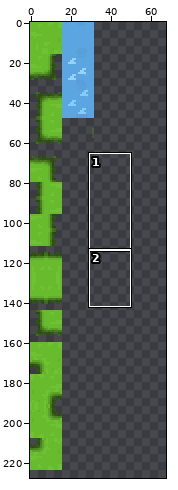
Two states of a sprite sheet, Map/Floors/GroundTiles01.png. The picture above shows the old version from afar; the outline marks the close-up.
Close-up. Before:
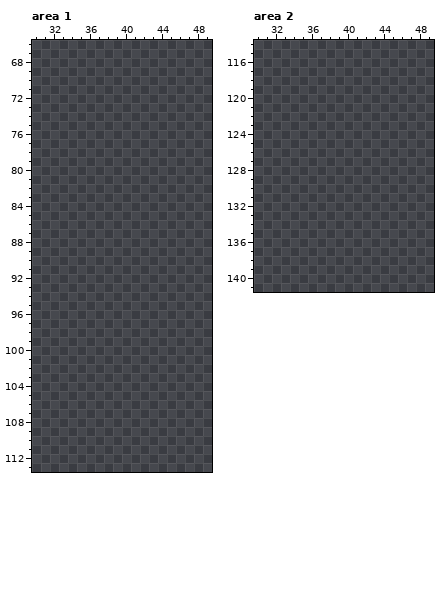
The file is 96x240 pixels. Colours within 5 levels of each other are drawn and written as one. Shown: area 1: x 30..49, y 66..113; area 2: x 30..49, y 114..141. The wide view leaves out empty margins. The commit also changed other parts of the picture, which this record leaves out.
The result:
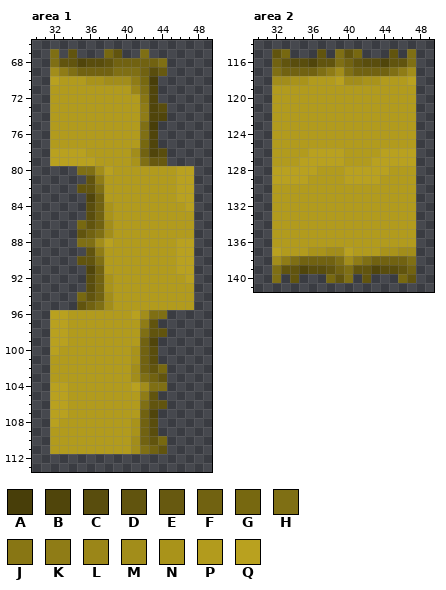
Palette (. is transparent): A #483e09  B #50450b  C #594d0d  D #61540e  E #675910  F #716211  G #776810  H #7f6f14  J #887614  K #8f7c16  L #9b8618  M #a28d1a  N #a9931a  P #b29b1d  Q #b9a11f
Edits made:
Area 1:
y 67: x 32 . -> H; x 34 . -> D; x 38..39 .. -> GD; x 42 . -> H
y 68: x 32..44 ............. -> HDDBCCDFFFFFH
y 69: x 32..44 ............. -> MKHFFFFHHHFCE
y 70: x 32..43 ............ -> QPPPNNMMMKGA
y 71: x 32..43 ............ -> PPPPPPPPPLHB
y 72: x 32..43 ............ -> PPPPPPPPPPJB
y 73: x 32..44 ............. -> PPPPPPPPPPKBC
y 74: x 32..44 ............. -> PPPPPPPPPPKBB
y 75: x 32..43 ............ -> PPPPPPPPPPHA
y 76: x 32..43 ............ -> PPPPPPPPPPHB
y 77: x 32..43 ............ -> PPPPPPPPPPGB
y 78: x 32..44 ............. -> QQQQPPPPPMFBC
y 79: x 32..44 ............. -> QQQQQPPPPNHEE
y 80: x 35..47 ............. -> HHMQPPPPPPPQQ
y 81: x 36..47 ............ -> DKPPPPPPPPQQ
y 82: x 35..47 ............. -> DDHPPPPPPPPQQ
y 83: x 36..47 ............ -> BFPPPPPPPPQQ
y 84: x 36..47 ............ -> CFNPPPPPPPPQ
y 85: x 36..47 ............ -> CFNPPPPPPPPP
y 86: x 35..47 ............. -> GDFMPPPPPPPPP
y 87: x 35..47 ............. -> DFHMPPPPPPPPP
y 88: x 35..47 ............. -> HHMQPPPPPPPQQ
y 89: x 36..47 ............ -> DKPPPPPPPPQQ
y 90: x 35..47 ............. -> DDHPPPPPPPPQQ
y 91: x 36..47 ............ -> BFPPPPPPPPQQ
y 92: x 36..47 ............ -> CFNPPPPPPPPQ
y 93: x 36..47 ............ -> CFNPPPPPPPPP
y 94: x 35..47 ............. -> GDFMPPPPPPPPP
y 95: x 35..47 ............. -> DFHMPPPPPPPPP
y 96: x 32..44 ............. -> QQPPPPPPPQMHH
y 97: x 32..43 ............ -> QQPPPPPPPPKD
y 98: x 32..44 ............. -> QQPPPPPPPPHDD
y 99: x 32..43 ............ -> QQPPPPPPPPFB
y 100: x 32..43 ............ -> QPPPPPPPPNFC
y 101: x 32..43 ............ -> PPPPPPPPPNFC
y 102: x 32..44 ............. -> PPPPPPPPPMFDG
y 103: x 32..44 ............. -> PPPPPPPPPMHFD
y 104: x 32..44 ............. -> QQPPPPPPPQMHH
y 105: x 32..43 ............ -> QQPPPPPPPPKD
y 106: x 32..44 ............. -> QQPPPPPPPPHDD
y 107: x 32..43 ............ -> QQPPPPPPPPFB
y 108: x 32..43 ............ -> QPPPPPPPPNFC
y 109: x 32..43 ............ -> PPPPPPPPPNFC
y 110: x 32..44 ............. -> PPPPPPPPPMFDG
y 111: x 32..44 ............. -> PPPPPPPPPMHFD
Area 2:
y 115: x 32..33 .. -> DG; x 37 . -> D; x 39..41 ... -> HDG; x 45 . -> D; x 47 . -> H
y 116: x 32..47 ................ -> FDCCBDDHFDCCBDDH
y 117: x 32..47 ................ -> HFFFFHKMHFFFFHKM
y 118: x 32..47 ................ -> MMNNPPPQMMNNPPPQ
y 119..125: x 32..47 ................ -> PPPPPPPPPPPPPPPP
y 126: x 32..47 ................ -> PPPPQQQQPPPPQQQQ
y 127: x 32..47 ................ -> PPPQQQQQPPPQQQQQ
y 128: x 32..47 ................ -> QQQQQPPPQQQQQPPP
y 129: x 32..47 ................ -> QQQQPPPPQQQQPPPP
y 130..136: x 32..47 ................ -> PPPPPPPPPPPPPPPP
y 137: x 32..47 ................ -> QPPPNNMMQPPPNNMM
y 138: x 32..47 ................ -> MKHFFFFHMKHFFFFH
y 139: x 32..47 ................ -> HDDBCCDFHDDBCCDF
y 140: x 32 . -> H; x 34 . -> D; x 38..40 ... -> GDH; x 42 . -> D; x 46..47 .. -> GD
Pixel boxes of the changes (left, top, right, bottom) in both close-ups:
added: (50, 49, 194, 454)
added: (272, 49, 416, 283)
